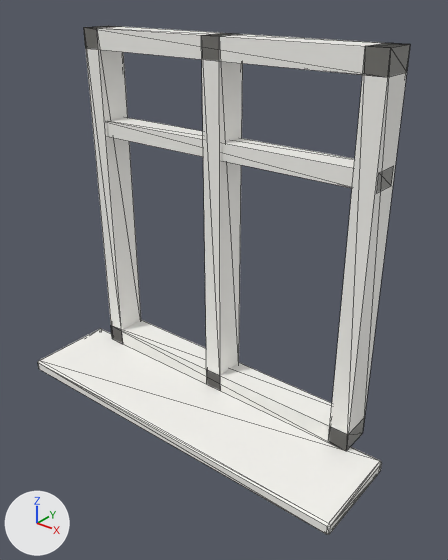
What one commit did to the glTF model assets/models/kitchen/kitchen_window.glb.
Both versions are drawn from a 50 mm camera at (1.102, -1.371, 1.233) aimed at (0.093, -0.11, 0.451). Lighting does not change. The marker at lower left points along +X, +Y and +Z. The older version comes first. Mesh edges are drawn as thin lines. Vertices at exactly the same position are counted once.

Names of what the first picture shows: 'kitchen_window'.
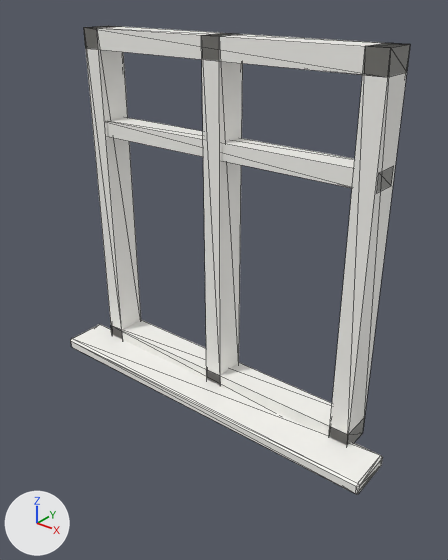
The edits, one by one:
me_cube_069 is used by ob_kitchen_window; location (0.0, 0.0, 0.0).
me_cube_069 had 68 vertices, 116 faces and spanned x -0.6..0.6, y -0.32..0.05, z -0.04..1.1.
me_cube_069 now has 68 vertices, 116 faces and spans x -0.6..0.6, y -0.17..0.05, z -0.02..1.1.
me_cube_069 part 1: all 12 vertices in x -0.6..0.6, y -0.32..-0.314, z -0.04..0.0 are moved by (0.0, 0.15, 0.02).
Other edits to the shape of me_cube_069 do not show in these pictures.

What differs and where, as boxes (x1, y1, x2, y2) in the pictures (448 x 560 px; the box of a moved part takes in the faces that stretch with it):
'kitchen_window', reshaped (9% narrower, 8% shorter): before (38, 26, 410, 534); after (71, 26, 410, 494)
part 1 of me_cube_069, moved or reshaped: before (38, 329, 382, 534); after (71, 324, 382, 494)
